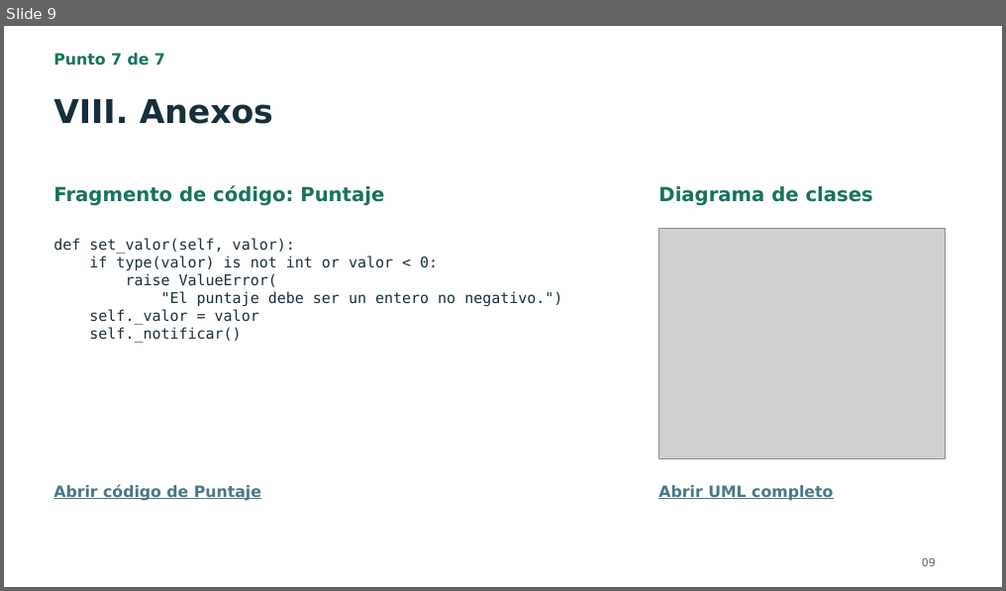
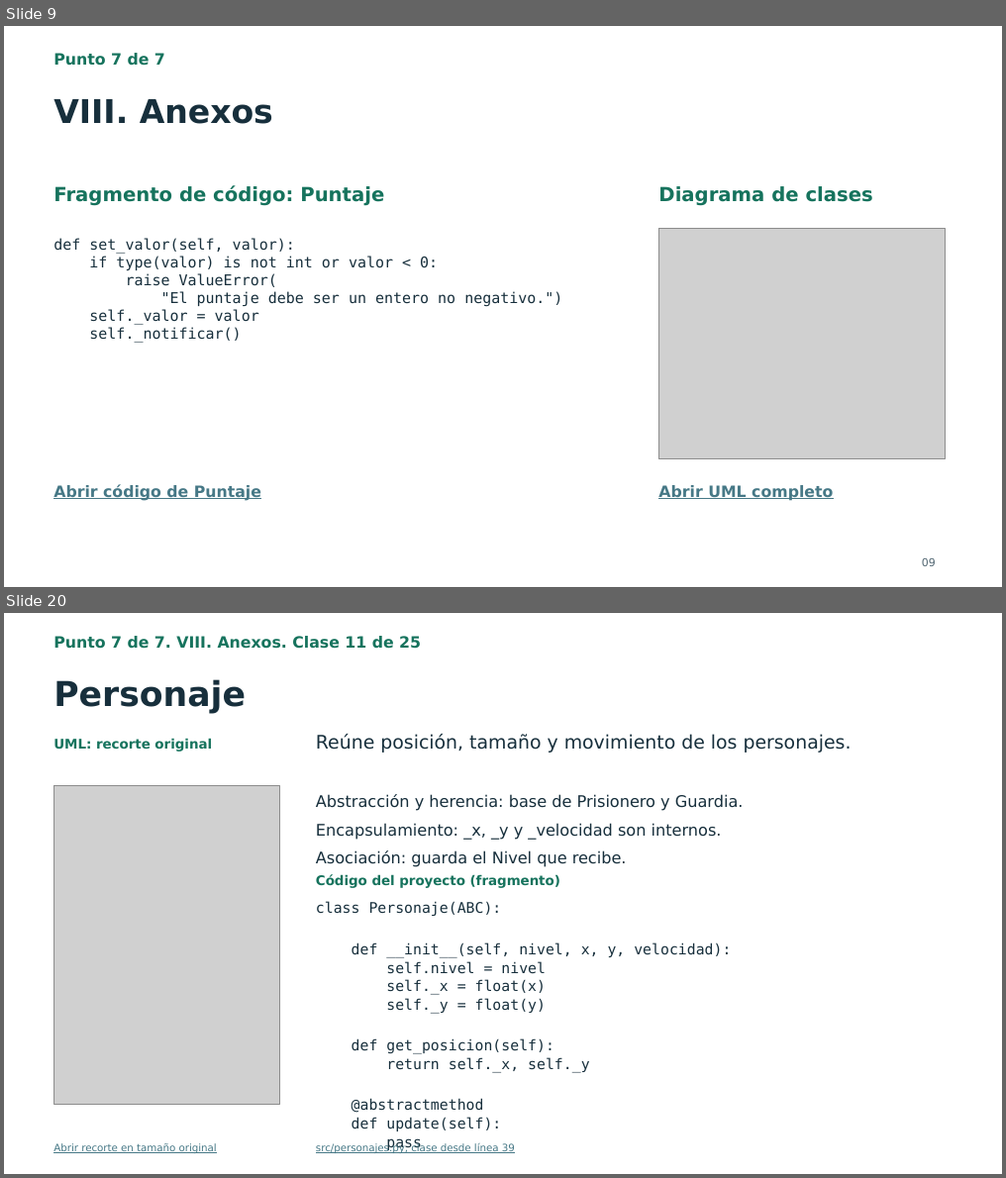
Before and after one commit to JhosFcL/FugaPrision, a slide deck: entrega/Presentacion_Fuga_de_la_Prision.pptx. Shown one above the other, each under a label of ours: slide 9 before the commit, slides 9 and 20 after it; the slides between them are not shown. The pictures are 1006x591 and 1006x1178 pixels, drawn with LibreOffice and Linux fonts; fonts in the diff are those of the drawing; grey boxes stand for pictures. Boxes give left, top, right and bottom in pixels: in the first picture for what was removed or moved away, otherwise in the second. Text is boxed around its words. In the diff, an @@ line names an element or a change of style, - is before the commit and + after.

```diff
--- a/entrega/Presentacion_Fuga_de_la_Prision.pptx
+++ b/entrega/Presentacion_Fuga_de_la_Prision.pptx
@@ slide 20 added at [4,613,1002,1174], background #FFFFFF @@
@@ text added at [54,636,421,649], 15 pt, text #16735D, bold @@
+Punto 7 de 7. VIII. Anexos. Clase 11 de 25
@@ text added at [54,679,246,713], 33 pt, text #172F3C, bold @@
+Personaje
@@ text added at [54,738,212,752], 12.8 pt, text #16735D, bold @@
+UML: recorte original
@@ text added at [316,734,851,753], 18 pt, text #172F3C @@
+Reúne posición, tamaño y movimiento de los personajes.
@@ picture added at [54,786,280,1105] @@
@@ text added at [316,794,744,811], 15.4 pt, text #172F3C @@
+Abstracción y herencia: base de Prisionero y Guardia.
@@ text added at [316,823,722,840], 15.4 pt, text #172F3C @@
+Encapsulamiento: _x, _y y _velocidad son internos.
@@ text added at [316,851,627,867], 15.4 pt, text #172F3C @@
+Asociación: guarda el Nivel que recibe.
@@ text added at [316,874,560,888], 12.8 pt, text #16735D, bold @@
+Código del proyecto (fragmento)
@@ text added at [316,901,731,1132], 14.1 pt, text #172F3C @@
+class Personaje(ABC):
+def __init__(self, nivel, x, y, velocidad):
+self.nivel = nivel
+self._x = float(x)
+self._y = float(y)
+def get_posicion(self):
+return self._x, self._y
+@abstractmethod
+def update(self):
+pass
@@ text added at [54,1144,217,1154], 9.8 pt, text #467886, underline @@
+Abrir recorte en tamaño original
@@ text added at [316,1144,515,1154], 9.8 pt, text #467886, underline @@
+src/personajes.py, clase desde línea 39
```
Also in this commit, not shown: 24 other slides added, 29 other files.
